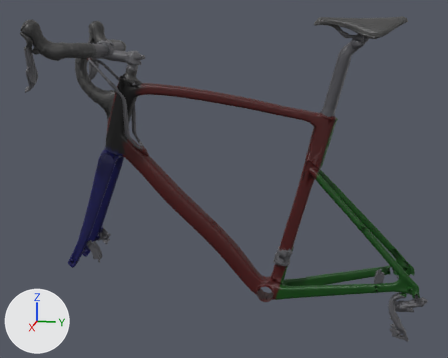
An edit to the glTF model apps/client/public/models/bikes/roubaix/roubaix61_lod0.glb, drawn before and after from the same camera.
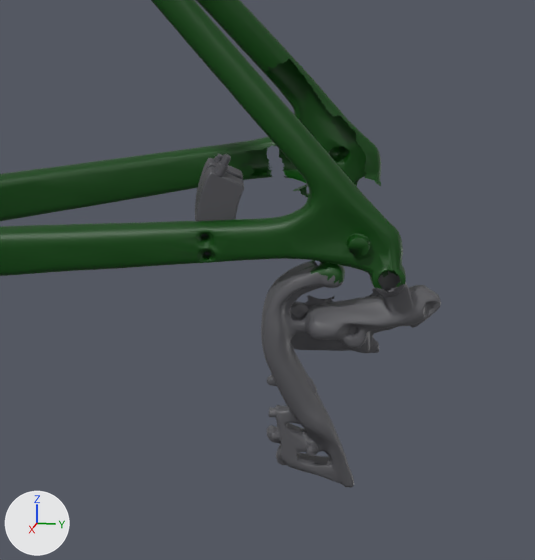
There are two pictures of each version: one whole from a camera (50 mm lens) standing at (1.772, 0.218, 1.051) and looking at (0.008, -0.134, 0.61), one close up on the part from 74% to 100% of the width and 66% to 100% of the height. Every picture has the same lights, and +X, +Y and +Z are marked at lower left. The first two pictures are the older version. Vertices at exactly the same position are counted once.

The first close-up shows 'etrier_arriere', 'frame'.
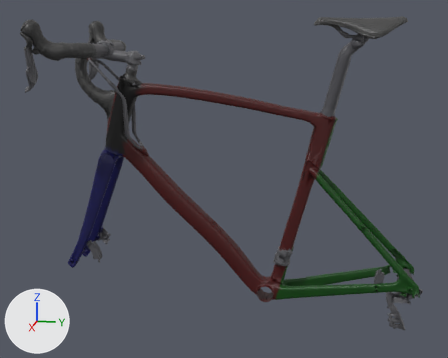
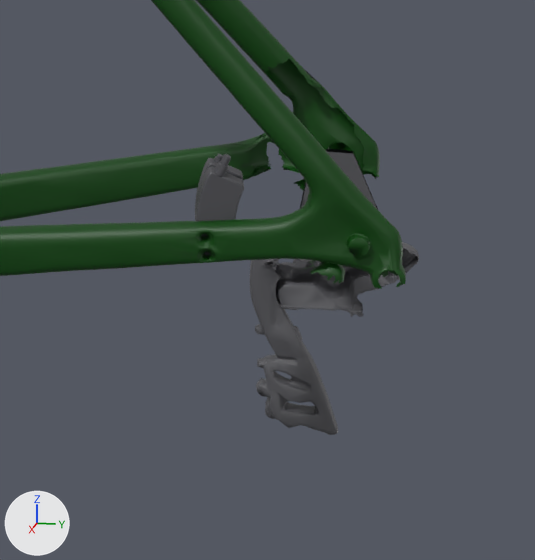
Boxes (x1, y1, x2, y2) around the edits, measured in the close-ups (535 x 560 px):
'frame', reshaped: before (0, 0, 441, 487); after (0, 0, 419, 435)
part 1 of me_frame, added: after (250, 242, 419, 435)
part 2 of me_frame, added: after (300, 149, 378, 209)
part 3 of me_frame, cut back: before (219, 69, 441, 487); after (219, 68, 380, 190)

The change, as a diff of the scene's bpy script:
```diff
--- a/apps/client/public/models/bikes/roubaix/roubaix61_lod0.glb.py
+++ b/apps/client/public/models/bikes/roubaix/roubaix61_lod0.glb.py
@@ me_frame @@
 # used by ob_frame; location = (0.0, 0.0, 0.0)
-me_frame.from_pydata(...)  # 31340 vertices, 59993 faces; spans x -0.079..0.081, y -0.591..0.465, z 0.163..0.982
+me_frame.from_pydata(...)  # 31413 vertices, 60021 faces; spans x -0.081..0.08, y -0.591..0.465, z 0.144..0.982
+# me_frame part 1: a new loose piece of 2936 vertices spanning x -0.081..-0.044, y 0.359..0.465, z 0.144..0.294, in mat_components (dark grey #59595d)
+# me_frame part 2: a new loose piece of 16 vertices spanning x -0.081..-0.075, y 0.39..0.441, z 0.289..0.335, in mat_components (dark grey #59595d)
+# me_frame part 3: 656 vertices moved from x -0.079..-0.058, y 0.353..0.439, z 0.305..0.386 to x -0.081..-0.059, y 0.353..0.439, z 0.305..0.386; 3191 vertices removed from x -0.079..0.081, y 0.359..0.465, z 0.163..0.384; 312 vertices added at x -0.081..-0.071, y 0.376..0.439, z 0.301..0.384
 me_frame.materials.append(mat_frame)
```
